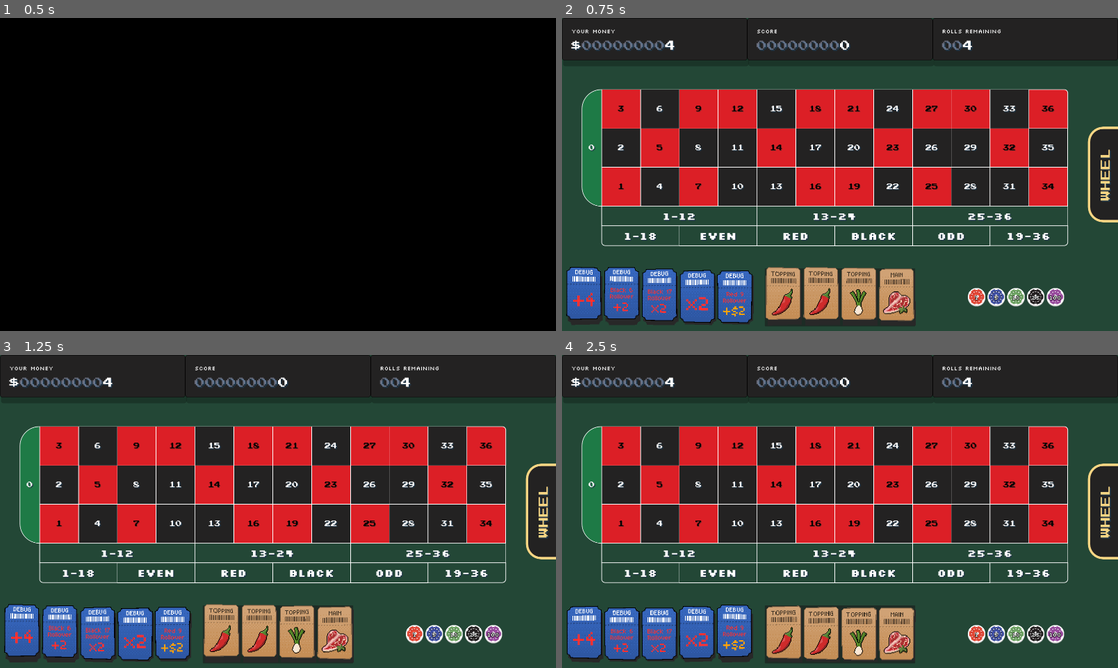
Above: before the commit, frames 1-4 (two rows, left to right).
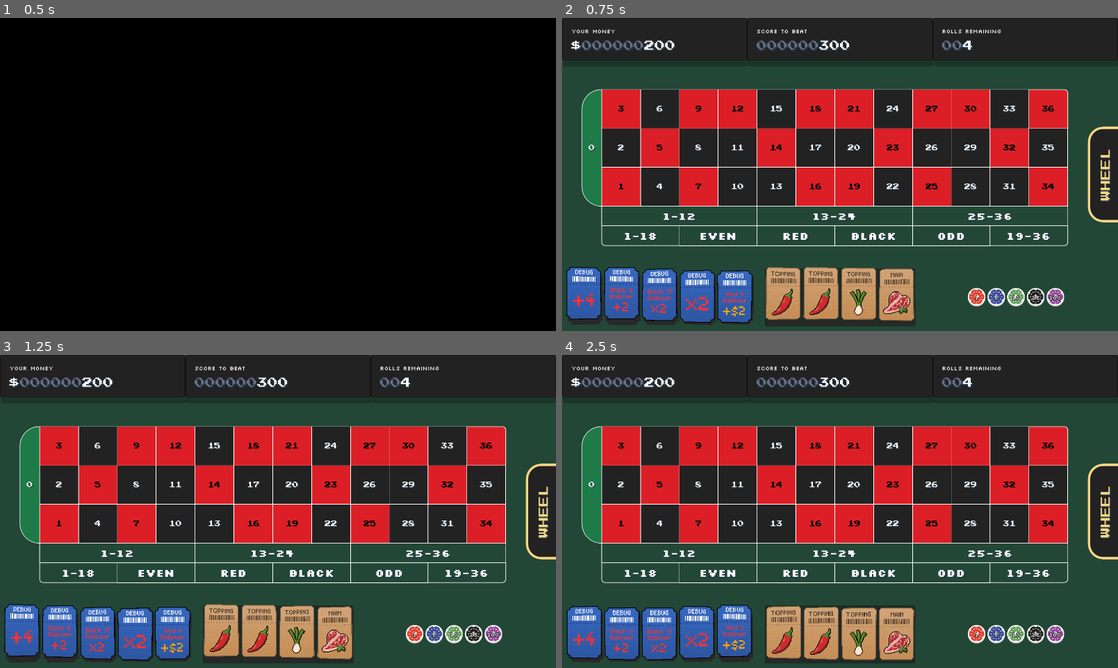
Above: after the commit, the same moments.

Repository: ross-ca/roulette-wheel
Game: Godot game, scene res://scenes/intro/intro.tscn
Two runs of this game, one before a commit and one after it. Both use one fixed random seed, a clock stepped at 60 frames per second and the inputs below. Video files are missing from this copy of the repository; at most half a second of black plays in their place.
Inputs (mouse positions are in pixels of both pictures, inside the frame that each line leads up to):
- Up to frame 1 (0.5 s): no input
- Up to frame 2 (0.75 s): tap Enter at 0.5 s; move the mouse to (962, 158) at 0.52 s; click (962, 158) at 0.67 s
- Up to frame 3 (1.25 s): no input
- Up to frame 4 (2.5 s): click "WHEEL" at 1.25 s; click "TABLE" at 2 s

Frame 1 is identical in both runs. In frame 2, 0.2% of the frame differs, in the area x 14-50%, y 3-11%; in frame 3, 0.2%; in frame 4, 0.2%.

Commit message:
Scoring ladder setup

Diff:
--- a/scenes/betting_view/betting_view.gd
+++ b/scenes/betting_view/betting_view.gd
@@ -66,7 +66,7 @@
 	var progress := run.current_round
 	_money.value = run.money
 	_rolls.value = progress.spins_left
-	_score.value = progress.score
+	_score.value = _step.target_score
 
 
 ## Colours the table's number tiles by their pockets' colours.
--- a/scenes/betting_view/betting_view.tscn
+++ b/scenes/betting_view/betting_view.tscn
@@ -88,7 +88,7 @@
 unique_name_in_owner = true
 layout_mode = 2
 size_flags_horizontal = 3
-title = "Score"
+title = "Score To Beat"
 digits = 9
 
 [node name="RollsDisplay" parent="Rows/TopBar" unique_id=363413181 instance=ExtResource("5_stat")]
--- a/scenes/game/game.gd
+++ b/scenes/game/game.gd
@@ -2,7 +2,7 @@
 ## Autoload ("Game"): owns the current run, and starts, saves, loads and ends runs.
 
 const SAVE_PATH := "user://run.tres"
-const STARTING_MONEY := 4
+const STARTING_MONEY := 200
 const TICKET_DATABASE := preload("res://scenes/modifiers/ticket_database.tres")
 const CONSUMABLE_DATABASE := preload("res://scenes/modifiers/consumable_database.tres")
 
--- a/scenes/run/run_generator.gd
+++ b/scenes/run/run_generator.gd
@@ -3,8 +3,9 @@
 ## Builds each table's steps. The layout of a table and the difficulty curve live here, so the
 ## runner stays generic.
 
-const TABLE_COUNT := 1
-const ROUNDS_PER_TABLE := 2
+const TABLE_COUNT := 2
+const ROUNDS_PER_TABLE := 4
+const BASE_TARGET_SCORE := 300
 
 
 ## Starts the next table and returns its steps, or an empty array once every table is done.
@@ -22,11 +23,20 @@
 
 
 static func _round(table: int, index: int) -> RoundStep:
+	if (index == ROUNDS_PER_TABLE - 1):
+		return _boss_round(table)
+
 	var step := RoundStep.new()
-	match index:
-		0:
-			step.target_score = 300 * table
-		_:
-			step.target_score = 500 * table
-			step.reward = 5
+	var current_round := (table - 1) * ROUNDS_PER_TABLE + index
+	step.target_score = (2 ** current_round) * BASE_TARGET_SCORE
+	step.reward = 3
+
 	return step
+
+static func _boss_round(table: int) -> RoundStep:
+	var step := RoundStep.new()
+	var current_round := (table - 1) * ROUNDS_PER_TABLE + ROUNDS_PER_TABLE - 1
+	step.target_score = (2 ** current_round) * BASE_TARGET_SCORE * 1.5 # Placeholder x1.5 for boss round
+	step.reward = 5
+
+	return step
